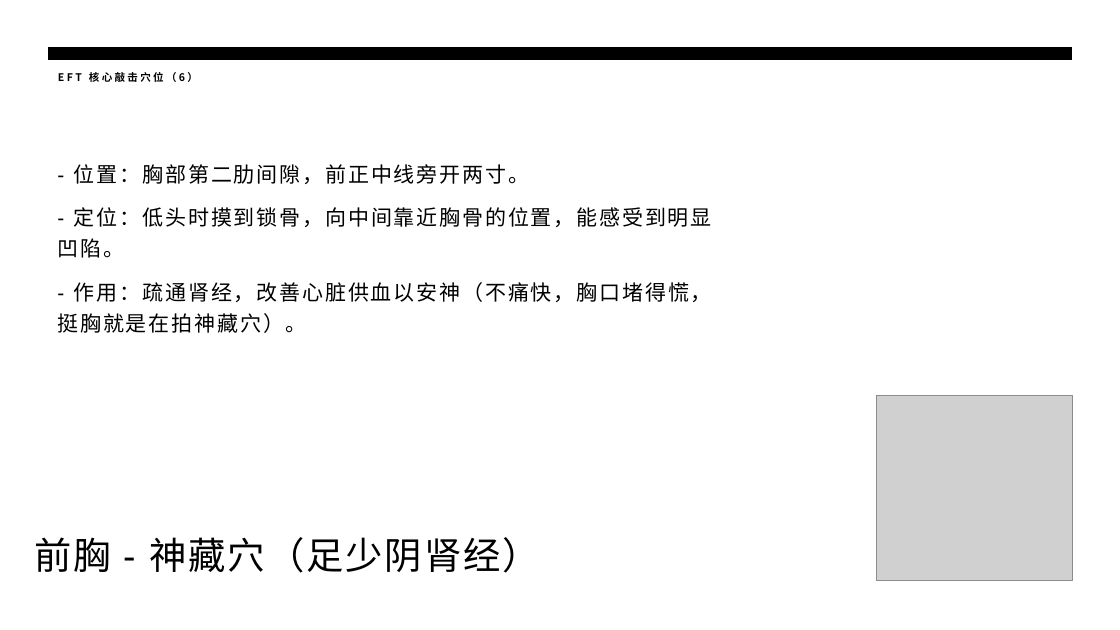
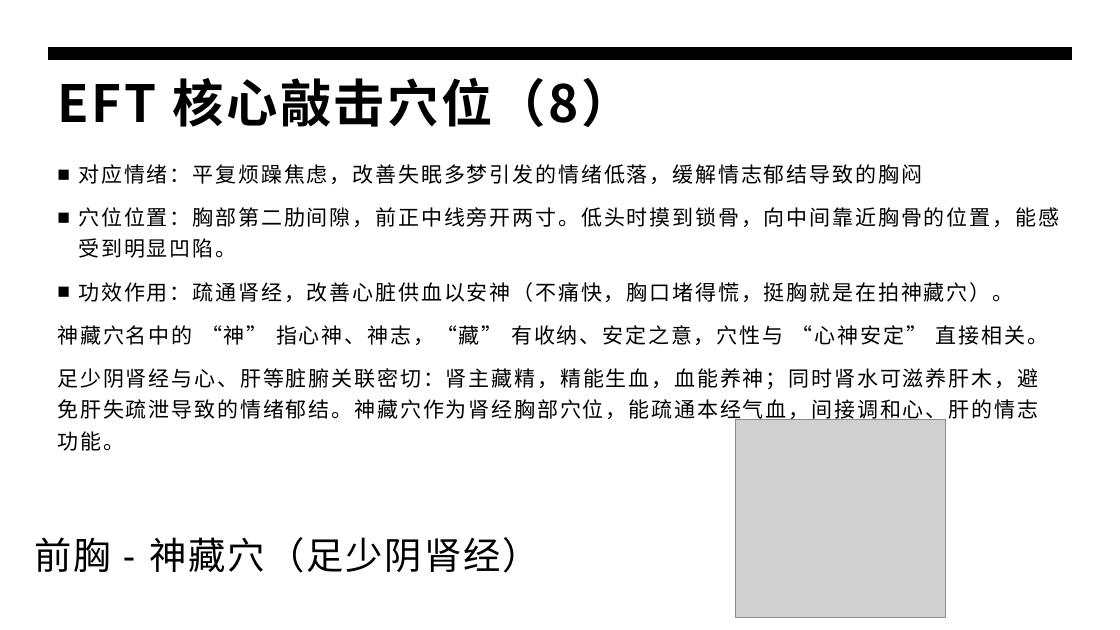
Before and after one commit to panxibei/writing, a slide deck: slide 22 of 44_心理学/28_浥尘伙伴社团原创：音乐治疗/PPT/浥尘伙伴社团原创：情绪释放疗法（EFT）心理训练.pptx. Drawn at 1120x630 pixels with LibreOffice and Linux fonts; fonts in the diff are those of the drawing; grey boxes stand for pictures. Boxes give left, top, right and bottom in pixels: in the first picture for what was removed or moved away, otherwise in the second. Text is boxed around its words. In the diff, an @@ line names an element or a change of style, - is before the commit and + after.

```diff
--- a/44_心理学/28_浥尘伙伴社团原创：音乐治疗/PPT/浥尘伙伴社团原创：情绪释放疗法（EFT）心理训练.pptx
+++ b/44_心理学/28_浥尘伙伴社团原创：音乐治疗/PPT/浥尘伙伴社团原创：情绪释放疗法（EFT）心理训练.pptx
@@ title at <box>58,77,633,127</box>: text changed; size 9 to 44 pt @@
-EFT 核心敲击穴位（6）
+EFT 核心敲击穴位（8）
@@ text at <box>57,164,1059,451</box>: text changed @@
-- 位置：胸部第二肋间隙，前正中线旁开两寸。
-- 定位：低头时摸到锁骨，向中间靠近胸骨的位置，能感受到明显凹陷。
-- 作用：疏通肾经，改善心脏供血以安神（不痛快，胸口堵得慌，挺胸就是在拍神藏穴）。
+■ 对应情绪：平复烦躁焦虑，改善失眠多梦引发的情绪低落，缓解情志郁结导致的胸闷
+■ 穴位位置：胸部第二肋间隙，前正中线旁开两寸。低头时摸到锁骨，向中间靠近胸骨的位置，能感受到明显凹陷。
+■ 功效作用：疏通肾经，改善心脏供血以安神（不痛快，胸口堵得慌，挺胸就是在拍神藏穴）。
+神藏穴名中的 “神” 指心神、神志，“藏” 有收纳、安定之意，穴性与 “心神安定” 直接相关。
+足少阴肾经与心、肝等脏腑关联密切：肾主藏精，精能生血，血能养神；同时肾水可滋养肝木，避免肝失疏泄导致的情绪郁结。神藏穴作为肾经胸部穴位，能疏通本经气血，间接调和心、肝的情志功能。
@@ picture: place and size @@
-picture at <box>876,396,1073,581</box>
+picture at <box>735,419,945,618</box>
```
Also in this commit, not shown: 19 other slides changed, 1 other file.
